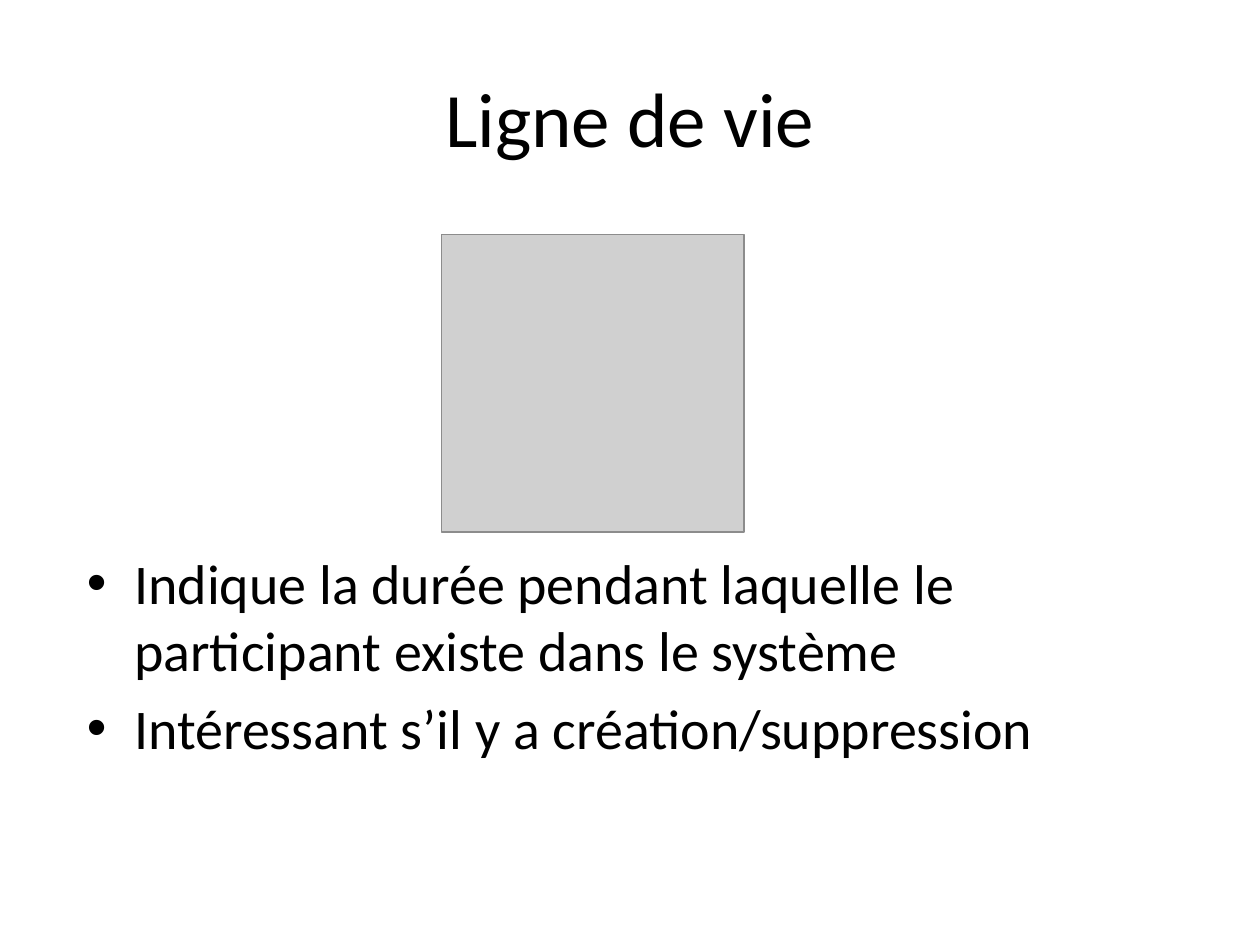
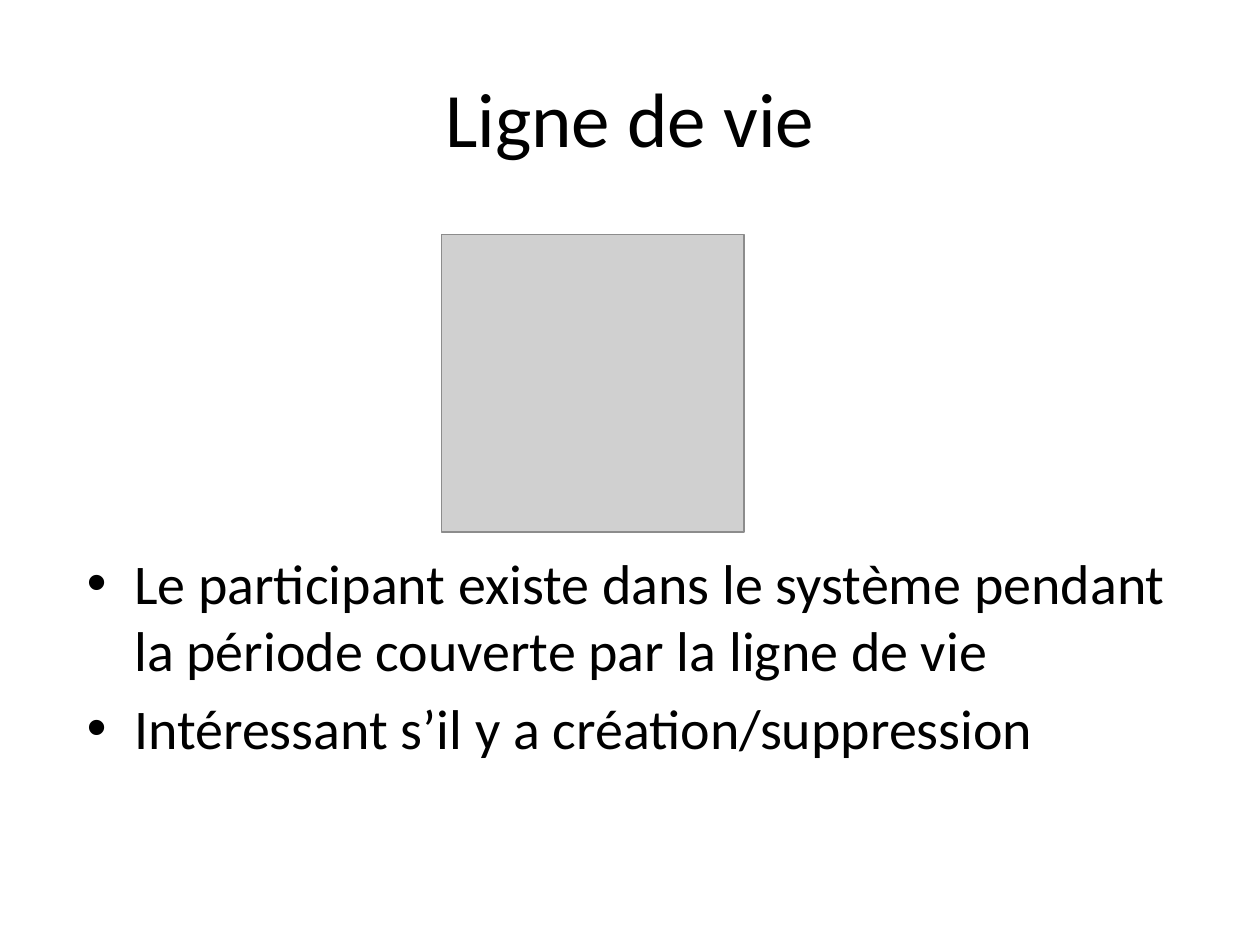
Before and after one commit to profesig/exosOO, a slide deck: slide 4 of Diagramme de séquence/L1- Concepts de base/L1 - Concepts de base.pptx (slide 3 before the commit). Drawn at 1260x945 pixels with LibreOffice and Linux fonts; fonts in the diff are those of the drawing; grey boxes stand for pictures. Boxes give left, top, right and bottom in pixels: in the first picture for what was removed or moved away, otherwise in the second. Text is boxed around its words. In the diff, an @@ line names an element or a change of style, - is before the commit and + after.

```diff
--- a/Diagramme de séquence/L1- Concepts de base/L1 - Concepts de base.pptx
+++ b/Diagramme de séquence/L1- Concepts de base/L1 - Concepts de base.pptx
@@ text at (x1=134, y1=565, x2=1164, y2=681): text changed @@
-• Indique la durée pendant laquelle le participant existe dans le système
+• Le participant existe dans le système pendant la période couverte par la ligne de vie
```
Also in this commit, not shown: 2 other slides changed.
